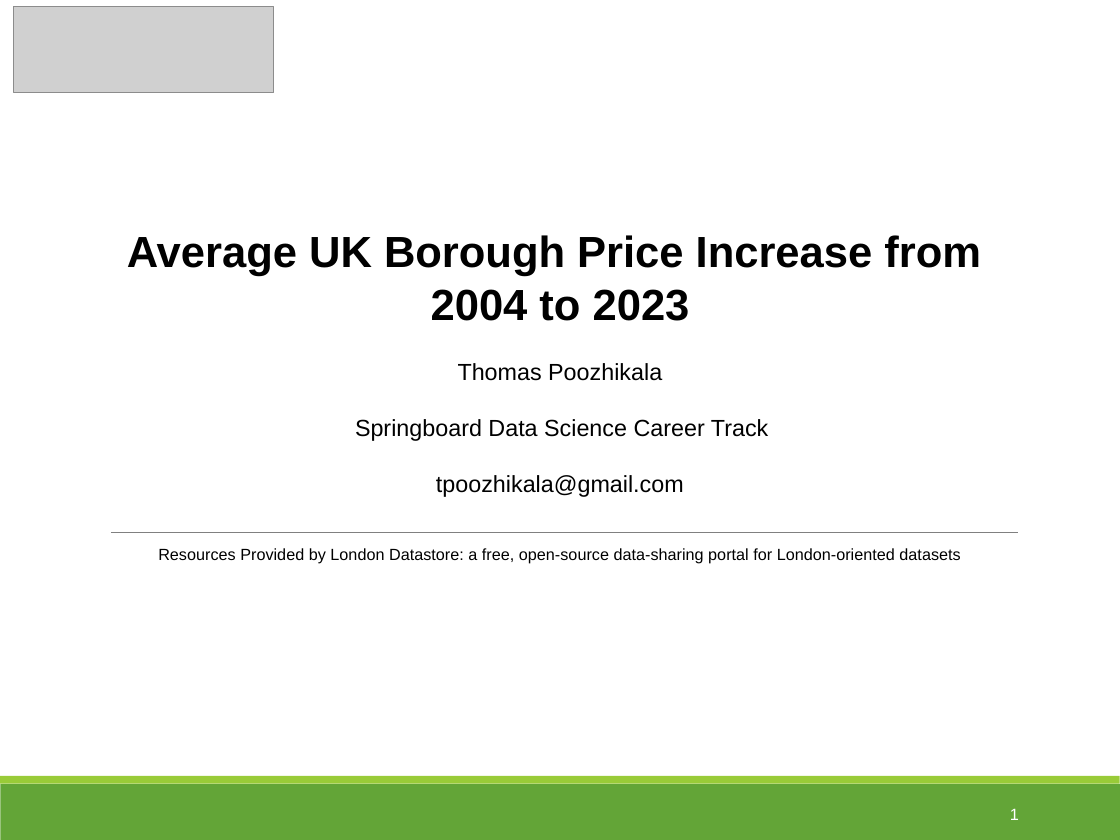
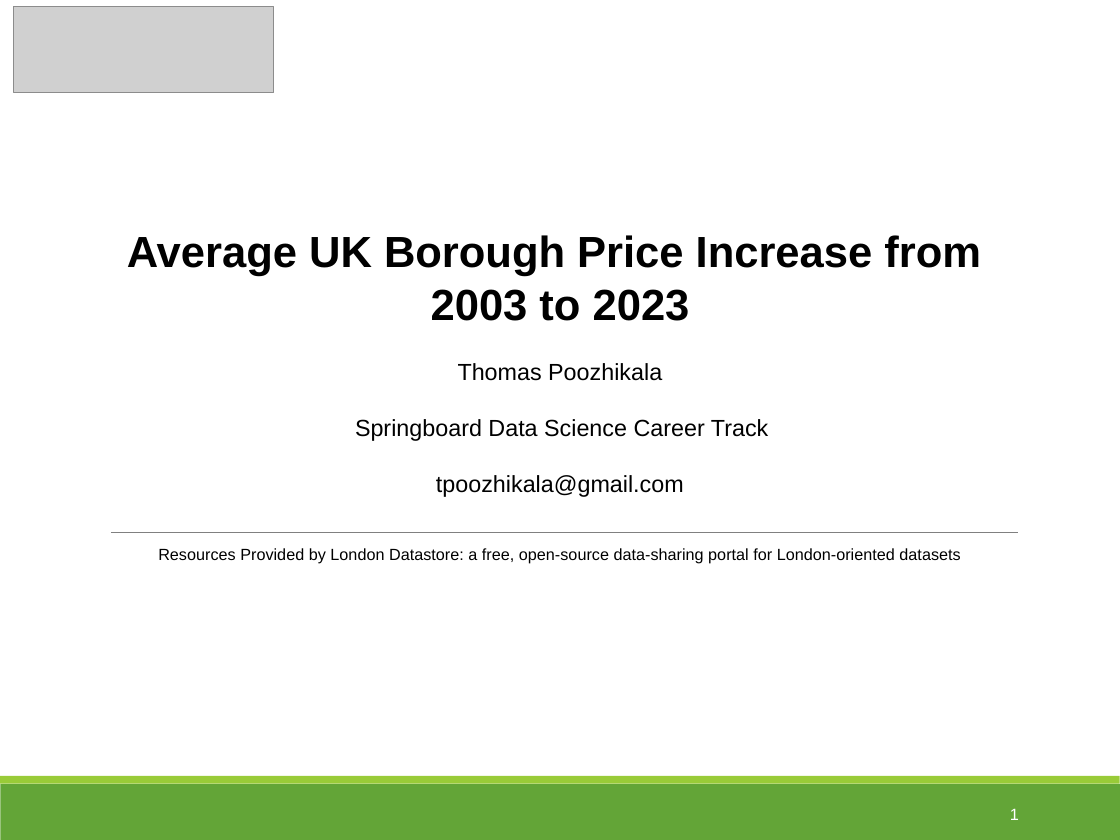
Before and after one commit to tpoozhikala/Springboard, a slide deck: slide 1 of UK_House_Prices_Challenge/UK_Housing_Prices_Presentation.pptx. Drawn at 1120x840 pixels with LibreOffice and Linux fonts; fonts in the diff are those of the drawing; grey boxes stand for pictures. Boxes give left, top, right and bottom in pixels: in the first picture for what was removed or moved away, otherwise in the second. Text is boxed around its words. In the diff, an @@ line names an element or a change of style, - is before the commit and + after.

```diff
--- a/UK_House_Prices_Challenge/UK_Housing_Prices_Presentation.pptx
+++ b/UK_House_Prices_Challenge/UK_Housing_Prices_Presentation.pptx
@@ text at <box>431,289,690,321</box>: text changed @@
-2004 to 2023
+2003 to 2023
```
Also in this commit, not shown: 3 other slides changed, 1 slide added, 1 other file.
